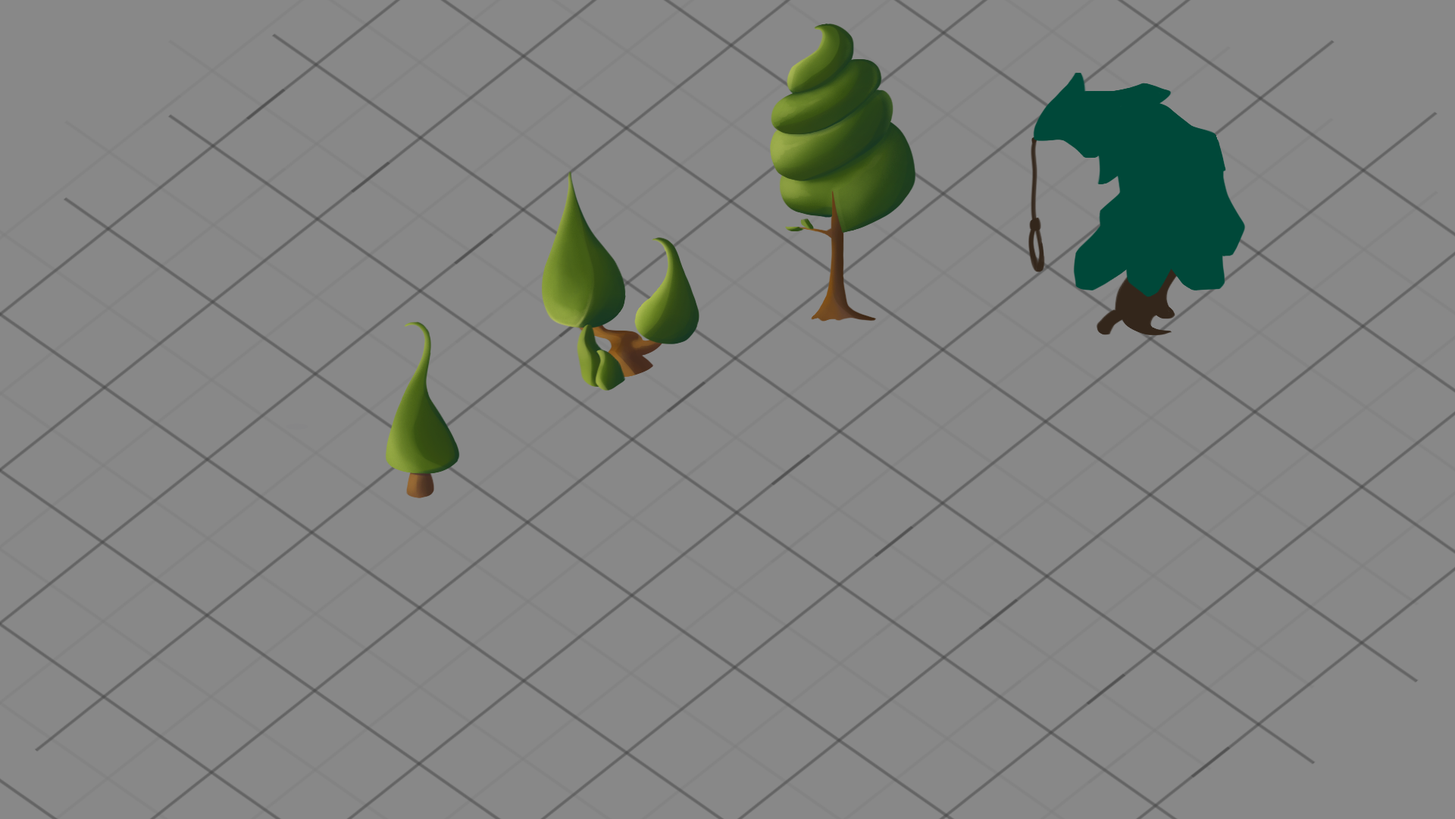
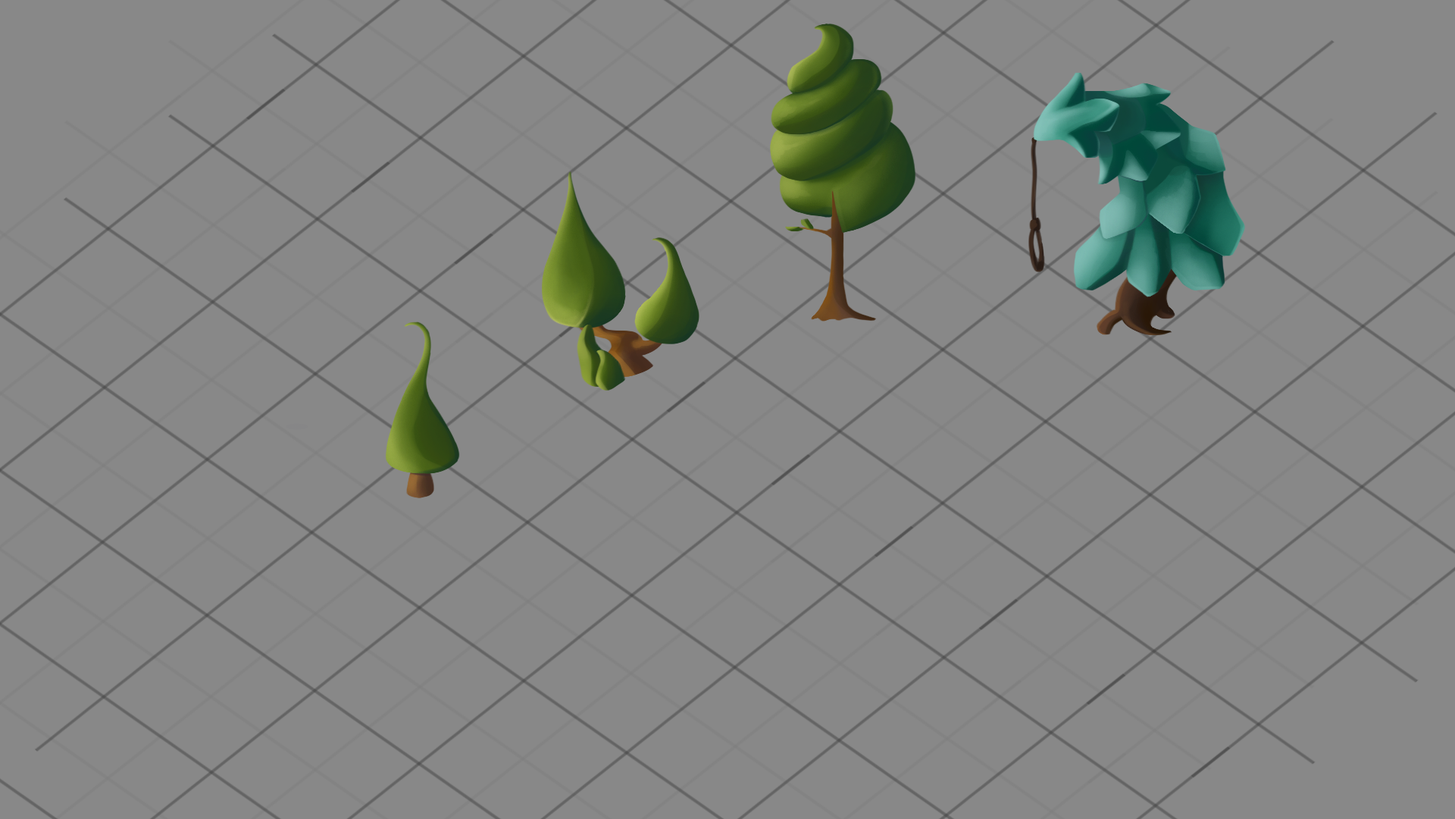
Layers edited between the first and the second 1455x819 image:
painted on "Слой 57" over [1033, 72, 1122, 158]
painted on "Слой 58" over [1077, 82, 1183, 185]
painted on "Слой 59" over [1098, 100, 1227, 239]
painted on "Слой 60" over [1174, 167, 1247, 257]
painted on "Слой 61" over [1073, 209, 1226, 298]
painted on "Слой 62" over [1028, 136, 1182, 336]
